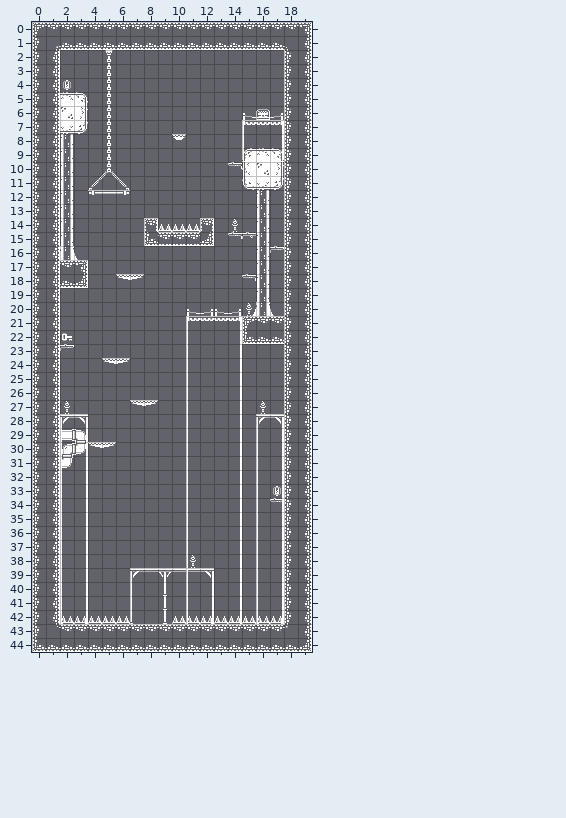
Tiled map: assets/maps/level6.tmx. The first picture shows the starting point.
Cells are 16x16 px. Shown: x 0..19, y 0..44.
After the commit:
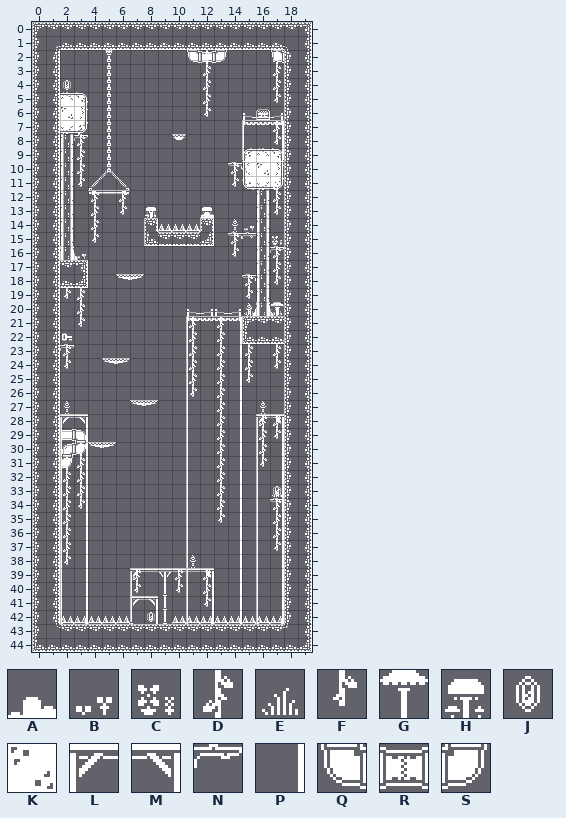
Key: from "monochrome_tilemap_transparent": A 13, B 16, C 17, D 19, E 38, F 39, G 53, H 54, J 102, K 108, L 180, M 182, N 189, P 202, Q 267, R 268, S 269.
_ is an empty cell, . an unchanged one.
Objects are placed by their top-left corner, in cells (3,4 is the top-left corner of cell 3,4); size is 1x1 cell unless given.
Change:
--- layer "ground"
@@ x 11..17 @@
- 2 ___..._
+ 2 QRS...Q
@@ x 3..3 @@
- 8 _
+ 8 N
--- layer "decoration"
@@ x 12..17 @@
- 2 _...._
- 3 _...._
- 4 _...._
- 5 _.....
+ 2 D....D
+ 3 D....D
+ 4 D....D
+ 5 D.....
@@ x 2..17 @@
- 7 ..............._
- 8 ._..............
- 9 ._..............
-10 ._.........._...
-11 ..............._
-12 .._._.........._
-13 .._..._..._.....
-14 .._.........._..
-15 ............_.._
-16 ._............._
-17 ..............._
-18 ............._..
-19 ._..............
-20 ._..........._._
-21 ........._._....
-22 ........._._....
-23 _........_._._._
-24 ........._._._..
-25 ........._._....
-26 ..........._....
-27 ..........._....
-28 ..........._..__
-29 ..........._.._.
-30 ._........._.._.
-31 __........._....
-32 __........._....
-33 __........._..._
-34 _.........._..._
-35 _.............._
-36 _.............._
-37 _...............
+ 7 ...............D
+ 8 .D..............
+ 9 .D..............
+10 .D..........D...
+11 ...............D
+12 ..D.D..........D
+13 ..D...E...A.....
+14 ..D..........B..
+15 ............D..C
+16 .B.............D
+17 ...............D
+18 .............D..
+19 .D..............
+20 .D...........E.E
+21 .........D.D....
+22 .........D.D....
+23 D........D.D.D.D
+24 .........D.D.D..
+25 .........D.D....
+26 ...........D....
+27 ...........D....
+28 ...........D..DD
+29 ...........D..D.
+30 .D.........D..D.
+31 DD.........D....
+32 DD.........D....
+33 DD.........D...E
+34 D..........D...D
+35 D..............D
+36 D..............D
+37 D...............
@@ x 7..12 @@
-39 _.._._
-40 ....._
+39 D..D.D
+40 .....D
--- layer "foreground"
@@ x 8..8 @@
-42 _
+42 P
--- layer "platforms"
@@ x 7..8 @@
-41 __
+41 LM
--- layer "triggers"
+J "gem" at 8,42
--- layer "lights"
+F "berry" at 17,5
+K "fruit" at 2,6
+F "berry" at 12,6
+F "berry" at 17,8
+K "fruit" at 16,10
+F "berry" at 3,11
+F "berry" at 14,11
+F "berry" at 6,13
+F "berry" at 17,13
+H "mushroom" at 8,13
+H "mushroom" at 12,13
+F "berry" at 4,15
+F "berry" at 14,16
+F "berry" at 17,18
+F "berry" at 15,19
+F "berry" at 2,19
+G "shrub" at 17,20
+F "berry" at 3,21
+F "berry" at 17,24
+F "berry" at 2,24
+F "berry" at 15,25
+F "berry" at 11,26
+F "berry" at 17,29
+F "berry" at 16,31
+F "berry" at 3,34
+F "berry" at 13,35
+F "berry" at 17,37
+F "berry" at 2,38
+F "berry" at 7,40
+F "berry" at 10,40
+F "berry" at 12,41
